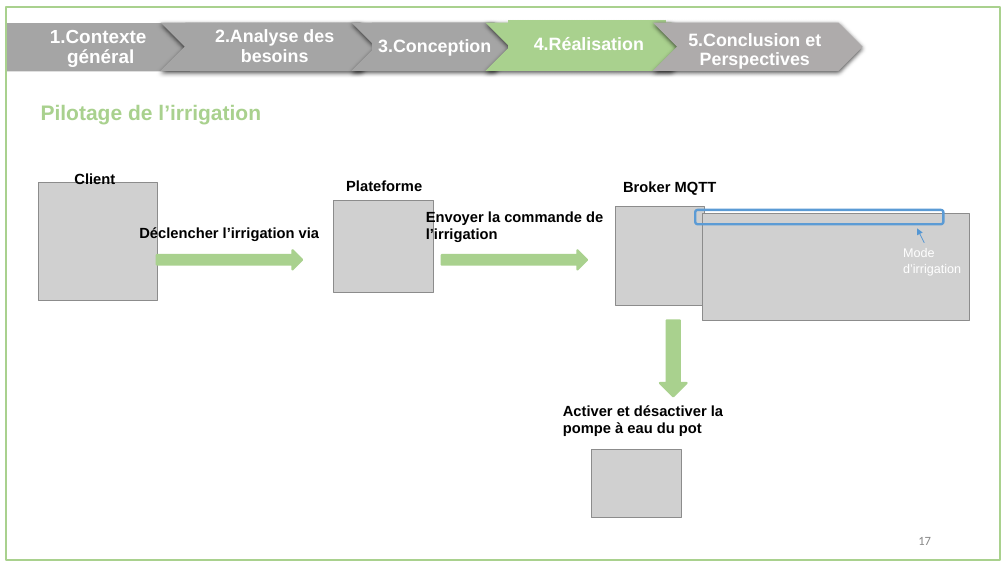
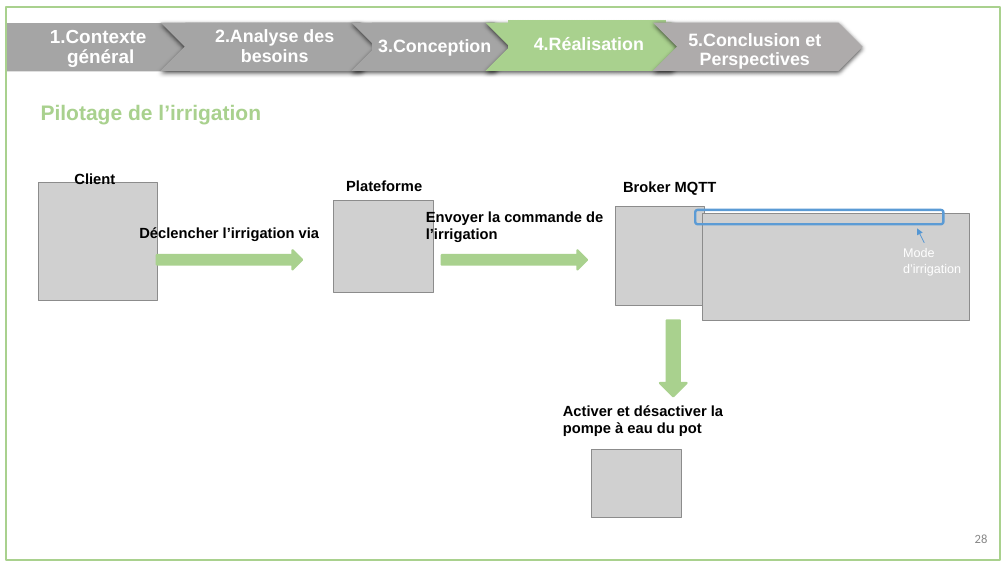
Before and after one commit to oussema1-hub/Rapport-Conception, a slide deck: slide 30 of presentation.pptx. Drawn at 1008x567 pixels with LibreOffice and Linux fonts; fonts in the diff are those of the drawing; grey boxes stand for pictures. Boxes give left, top, right and bottom in pixels: in the first picture for what was removed or moved away, otherwise in the second. Text is boxed around its words. In the diff, an @@ line names an element or a change of style, - is before the commit and + after.

```diff
--- a/presentation.pptx
+++ b/presentation.pptx
@@ text removed at (918, 537, 931, 545) @@
-17
@@ text added at (975, 534, 988, 543), 12 pt, text #888888 @@
+28
```
Also in this commit, not shown: 35 other slides changed, 1 other file.
